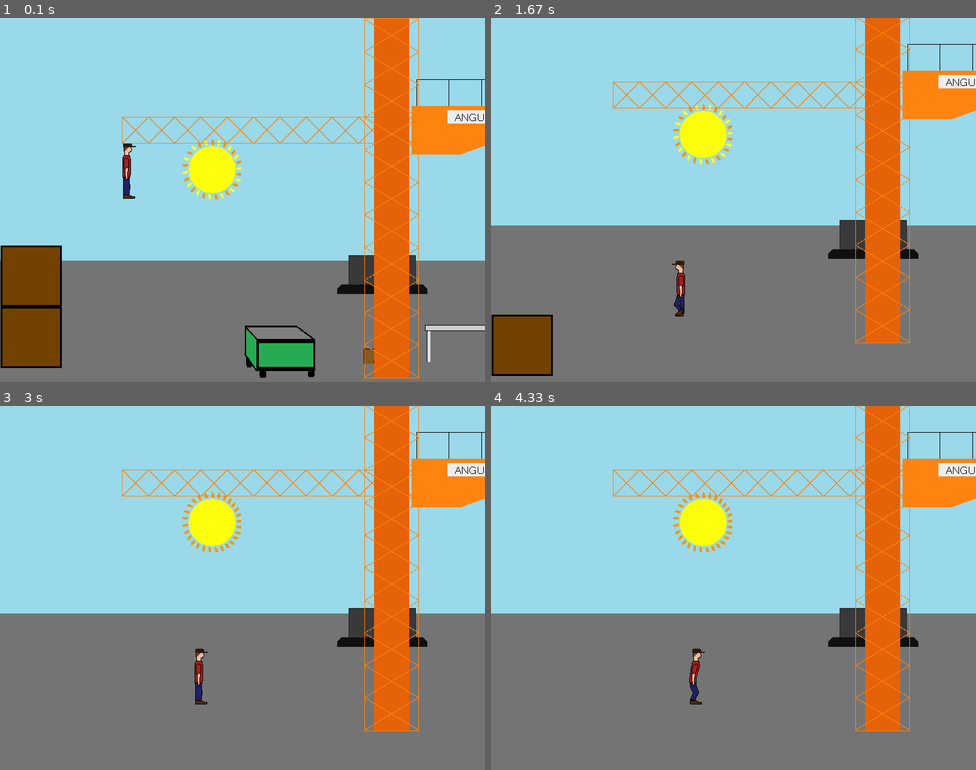
Above: before the commit, frames 1-4 (two rows, left to right).
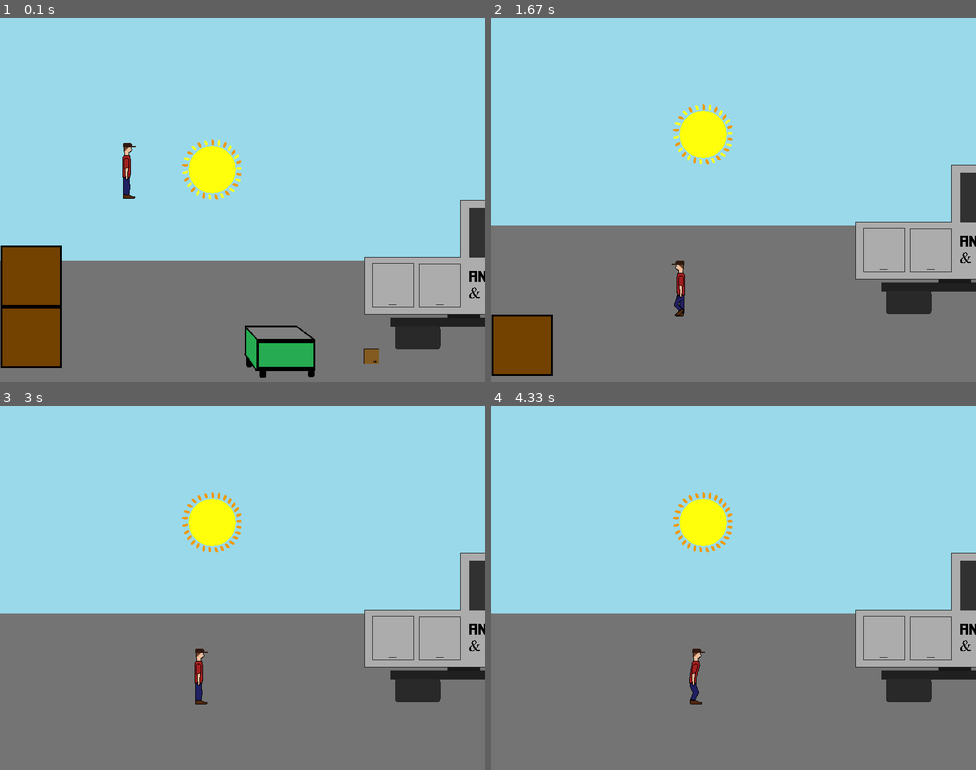
Above: after the commit, the same moments.

Repository: v0ided/FirstPyGame
Game: pygame game, started from main.py
Two runs of this game, one before a commit and one after it. Both use one fixed random seed, a clock stepped at 60 frames per second and the inputs below.
Inputs:
- Up to frame 1 (0.1 s): no input
- Up to frame 2 (1.67 s): hold Right 0.33-0.8 s; hold Right 0.83-1.3 s; hold Left from 1.33 s (still down)
- Up to frame 3 (3 s): release Left at 1.87 s; hold Left 1.9-2.3 s; hold Right 2.33-2.97 s
- Up to frame 4 (4.33 s): tap Space at 3, 3.4, 3.7, 3.9, 4.2 s; hold Left 3.33-3.8 s; hold Right 3.83-4.3 s

The runs differ from the first frame. In frame 1, 15% of the frame differs, in the area x 25-100%, y 0-99%; in frame 2, 14%; in frame 3, 14%; in frame 4, 14%.

Commit message:
Crane artwork redo

Diff:
--- a/BaseObject.py
+++ b/BaseObject.py
@@ -58,11 +58,11 @@
 
     def set_behaviors(self, behaviors):
         for behavior in behaviors:
-            if behavior == 'pickup':
+            if behavior.lower() == 'pickup':
                 self.behaviors.append(Behavior(_check_plyr_pickup, do_plyr_pickup))
-            elif behavior == 'place':
+            elif behavior.lower() == 'place':
                 self.behaviors.append(Behavior(_check_plyr_place, do_plyr_place))
-            elif behavior == 'toggle_power':
+            elif behavior.lower() == 'toggle_power':
                 self.behaviors.append(Behavior(_check_power_crane, do_power_crane))
 
     def draw(self, screen, rect_loc):
--- a/CraneObject.py
+++ b/CraneObject.py
@@ -14,7 +14,7 @@
         self.cur_dest = 0
         #Arm and Magnet objects have to be declared before the crane object or they will be set to None
         self.arm = next((x for x in BaseObject._objects if x.name == var_dict['arm']), None)
-        self.magnet = next((i for i in BaseObject._objects if i.name == var_dict['magnet']), None)
+        self.magnet = next((i for i in BaseObject._objects if i.name == var_dict['claw']), None)
 
         if not self.arm or not self.magnet:
             print("Couldn't find arm or magnet for crane.")
--- a/Player.py
+++ b/Player.py
@@ -22,7 +22,7 @@
         self.is_jump_delay = False
         self.j_delay_timer = Timer(370, self.fin_jump_delay)
         self.jump_timer = Timer(200, self._stop_jump)
-        self._layer = 5
+        self._layer = 10
         #array of objects currently colliding with
         #used to track objects that are possible to interact with
         self.pos_interact = []
@@ -181,7 +181,6 @@
         self._change_vel(DIR_UP, 2)
 
     def _do_jump(self):
-        print('Doing jump.')
         self._change_vel(DIR_UP, self.jumpvel)
 
     def _stop_jump(self):
--- a/data/level_data/objects1.ini
+++ b/data/level_data/objects1.ini
@@ -101,13 +101,13 @@
 collide = no
 trans = yes
 gravity = true
-behavior1 = Pickup
-behavior2 = Place
+behavior1 = pickup
+behavior2 = place
 
 [Table1]
 type = LevelObject
 file1 = table1.bmp
-x = 700
+x = 2000
 y = 500
 w = 200
 h = 62
@@ -120,10 +120,10 @@
 type = LevelObject
 file1 = CraneBody.bmp
 x = 600
-y = 0
-w = 92
-h = 594
-layer = 10
+y = 300
+w = 286
+h = 247
+layer = 7
 collide = no
 trans = yes
 gravity = false
@@ -131,22 +131,22 @@
 [CraneArm]
 type = LevelObject
 file1 = CraneArm.bmp
-x = 200
-y = 100
-w = 701
-h = 125
-layer = 5
-collide = yes
+x = 800
+y = 40
+w = 573
+h = 361
+layer = 8
+collide = no
 trans = yes
 gravity = false
 
-[CraneMagnet]
+[CraneClaw]
 type = LevelObject
 file1 = Crane.bmp
-x = 555
-y = 390
-w = 150
-h = 65
+x = 1283
+y = 320
+w = 138
+h = 189
 layer = 5
 collide = yes
 trans = yes
@@ -176,7 +176,7 @@
 xspeed = 1
 yspeed = 1
 arm = CraneArm
-magnet = CraneMagnet
+claw = CraneClaw
 
 [LandMass]
 type = LevelObject
Binary file changed: data/Crane.bmp
Binary file changed: data/CraneArm.bmp
Binary file changed: data/CraneBody.bmp
Renamed: data/Staircase.bmp -> data/Ladder.bmp
Not shown, changed: data/design files/Crane Arm.ai
Not shown, changed: data/design files/Crane Body.ai
Not shown, changed: data/design files/Crane.ai
